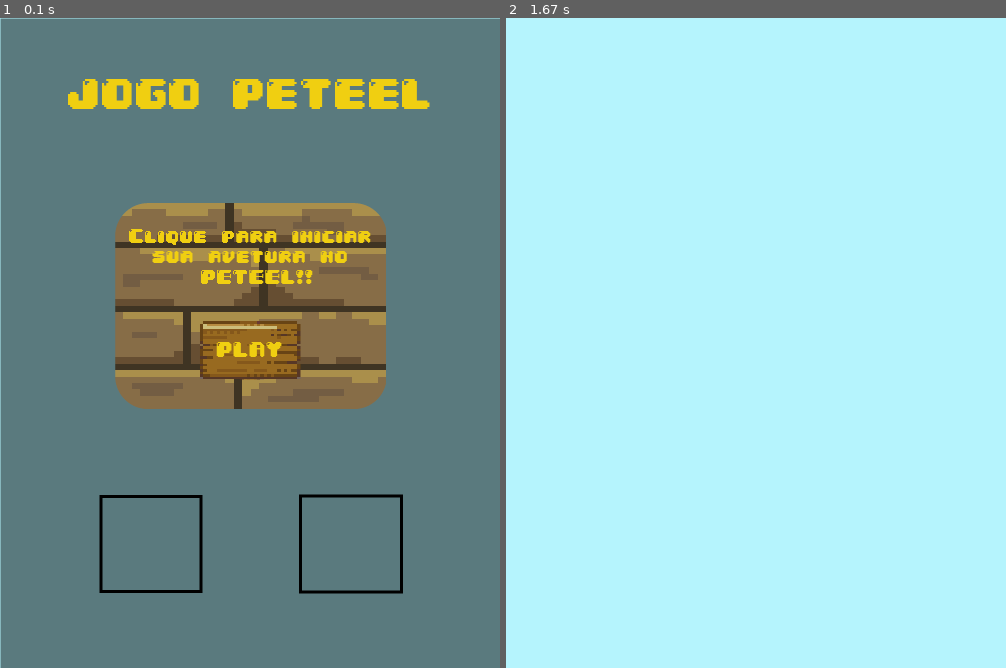
Above: before the commit, frames 1-2 (left to right).
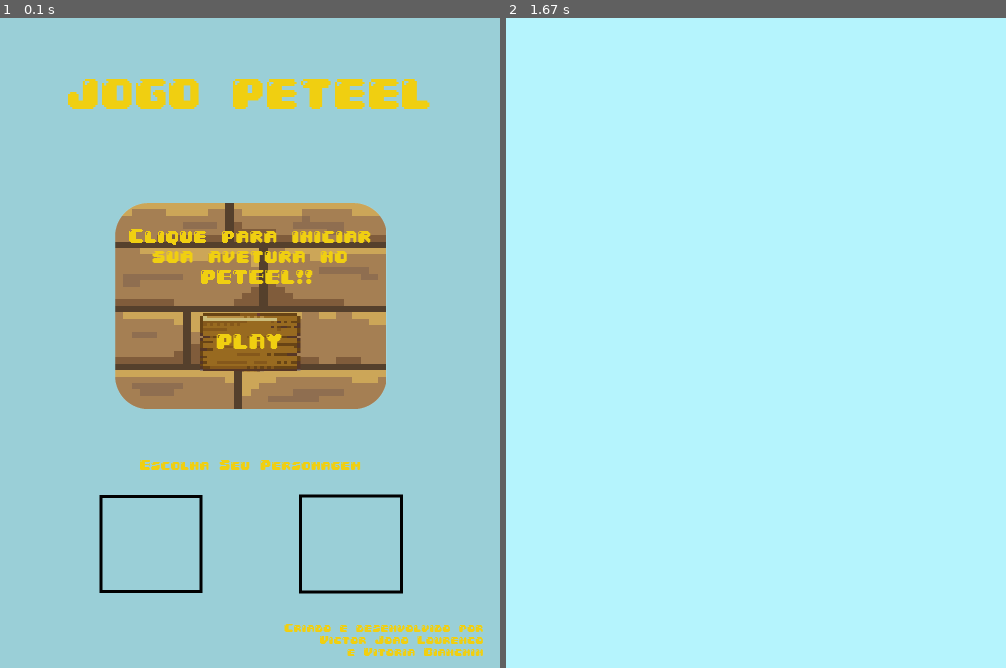
Above: after the commit, the same moments.

Repository: Victor-J-L/JOGO-PETEEL
Game: pygame game, started from esqueleto.py
The game is run twice, just before and just after one commit, with the same random seed, the same clock (stepped at 60 frames per second) and the same inputs.
Inputs (mouse positions are in pixels of both pictures, inside the frame that each line leads up to):
- Up to frame 1 (0.1 s): no input
- Up to frame 2 (1.67 s): click (756, 343) at 0.38 s

The runs differ from the first frame. In frame 1, 93% of the frame differs, in the area x 0-100%, y 0-100%; in frame 2, nothing differs.

Commit message:
Criado a página inicial e o código funcional

Diff:
--- a/esqueleto.py
+++ b/esqueleto.py
@@ -21,19 +21,19 @@
     botao = pygame.Rect((200, 362, 100, 50))
 
     #IMAGENS
-    pag_inicial = pygame.image.load("Imagens/Página inicial/paginainicial.png")
+    pag_inicial = pygame.image.load("Imagens/Página inicial/paginicial.png")
     sp_paginicial = pygame.sprite.Sprite()
     sp_paginicial.pag_inicial = pag_inicial
     sp_paginicial.rect = pag_inicial.get_rect()
-    sp_paginicial.rect.top = 0
-    sp_paginicial.rect.left = 0
+    sp_paginicial.rect.top = -26
+    sp_paginicial.rect.left = -16
     botaoplay = pygame.image.load("Imagens/Página inicial/play.png")
     sp_play = pygame.sprite.Sprite()
     sp_play.botaoplay = botaoplay
     sp_play.rect = botaoplay.get_rect()
-    sp_play.rect.top = 340
-    sp_play.rect.bottom = 399
-    sp_play.rect.left = 201
+    sp_play.rect.top = 342
+    sp_play.rect.bottom = 391
+    sp_play.rect.left = 199
     sp_play.rect.right = 301
 
     sair = False
@@ -47,10 +47,11 @@
         tela.fill(cor_azul)
         (xmouse, ymouse) = pygame.mouse.get_pos()
 
-        if xmouse >= sp_play.rect.left and xmouse <= sp_play.rect.right and ymouse <= sp_play.rect.bottom and ymouse >= sp_play.rect.top:
+        if xmouse >= sp_play.rect.left and xmouse <= sp_play.rect.right and ymouse <= 351 and ymouse >= 295:
             if event.type == pygame.MOUSEBUTTONDOWN:
                 sp_paginicial.rect.left = 800
                 sp_play.rect.left = 800
+
 
 
         tela.blit(sp_paginicial.pag_inicial, sp_paginicial.rect)
Binary file removed: Imagens/Página inicial/paginainicial.png
Binary file added: Imagens/Página inicial/paginicial.png
Binary file added: Imagens/Página inicial/paginicial1.png
Binary file added: Imagens/Página inicial/paginicial2.png
Binary file added: Imagens/Página inicial/paginicial3.png
Binary file added: Imagens/background.png
